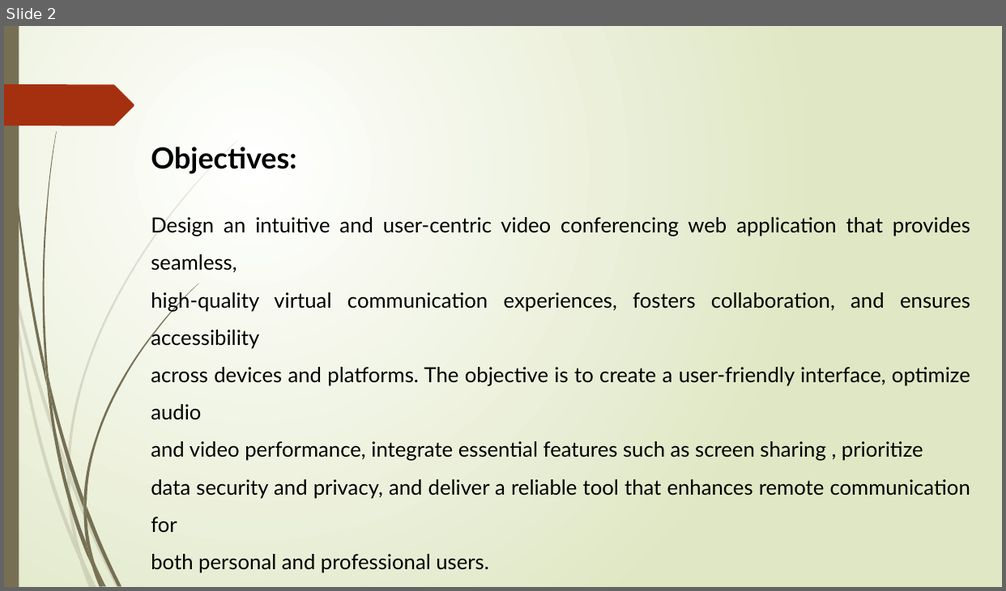
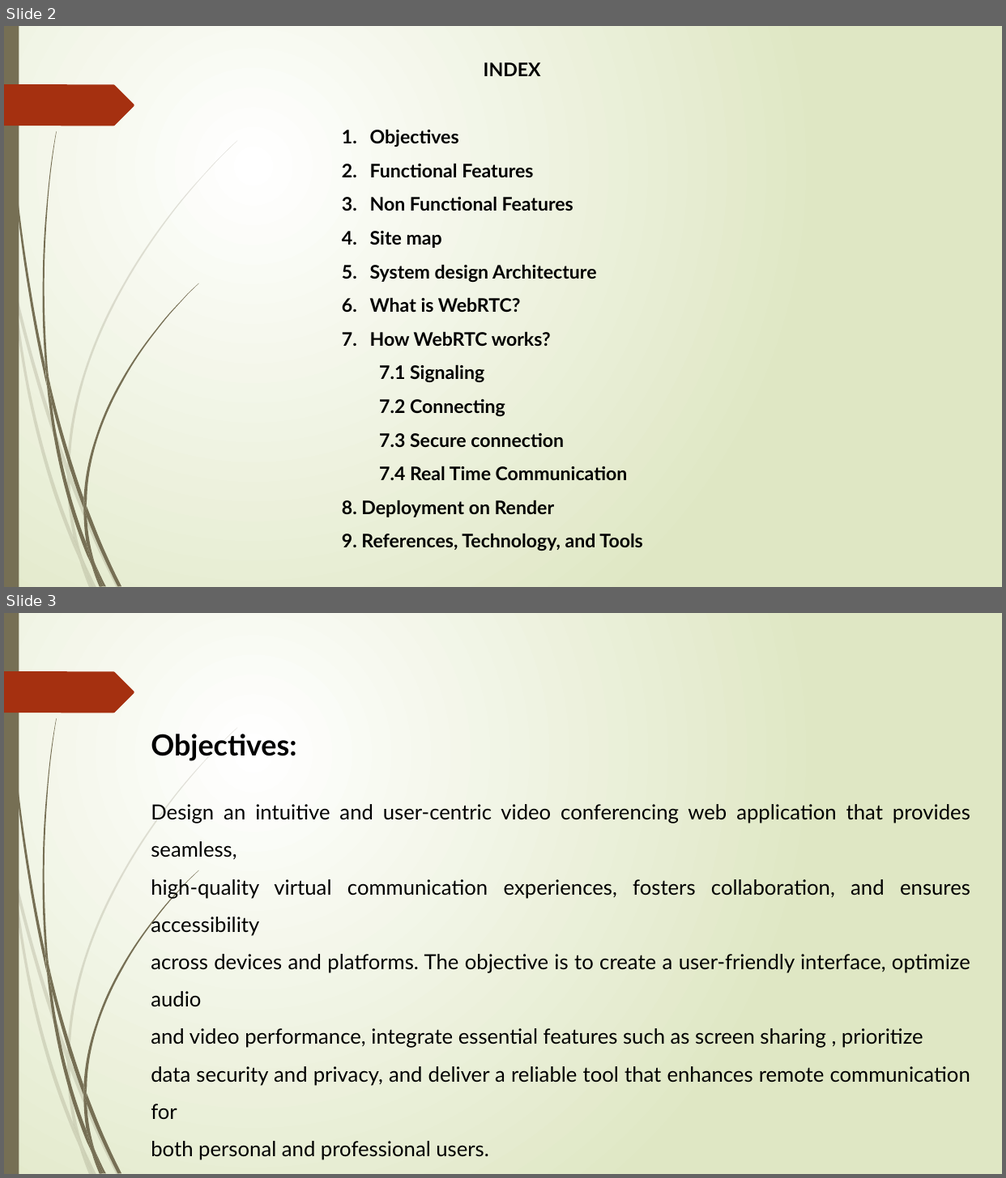
Before and after one commit to ShubhamOulkar/Video-Conferencing-Web-App, a slide deck: report_folder/detail_project_report.pptx. Shown one above the other, each under a label of ours: slide 2 before the commit, slides 2 and 3 after it. The pictures are 1006x591 and 1006x1178 pixels, drawn with LibreOffice and Linux fonts; fonts in the diff are those of the drawing. Boxes give left, top, right and bottom in pixels: in the first picture for what was removed or moved away, otherwise in the second. Text is boxed around its words. In the diff, an @@ line names an element or a change of style, - is before the commit and + after.

Commit message:
HLD, Architecture, DPR

```diff
--- a/report_folder/detail_project_report.pptx
+++ b/report_folder/detail_project_report.pptx
@@ slide 2 added at [4,26,1002,587], background gradient #FFFFFF to #DFE8C4; not listed: 24 template elements that a slide beside it also shows @@
@@ text added at [342,62,642,551], 18 pt, text #000000, bold @@
+INDEX
+1. Objectives
+2. Functional Features
+3. Non Functional Features
+4. Site map
+5. System design Architecture
+6. What is WebRTC?
+7. How WebRTC works?
+7.1 Signaling
+7.2 Connecting
+7.3 Secure connection
+7.4 Real Time Communication
+8. Deployment on Render
+9. References, Technology, and Tools
@@ what was slide 2 is now slide 3 @@
```
Also in this commit, not shown: 4 slides changed, 8 other slides added, 4 slides removed, 30 other files.
